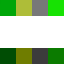
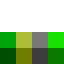
Layered file, before and after one edit (64 × 64). Changes by layer:
painted on "Layer 5" over [0,0,64,48]
removed layer "Layer 6" over [0,0,64,16]
